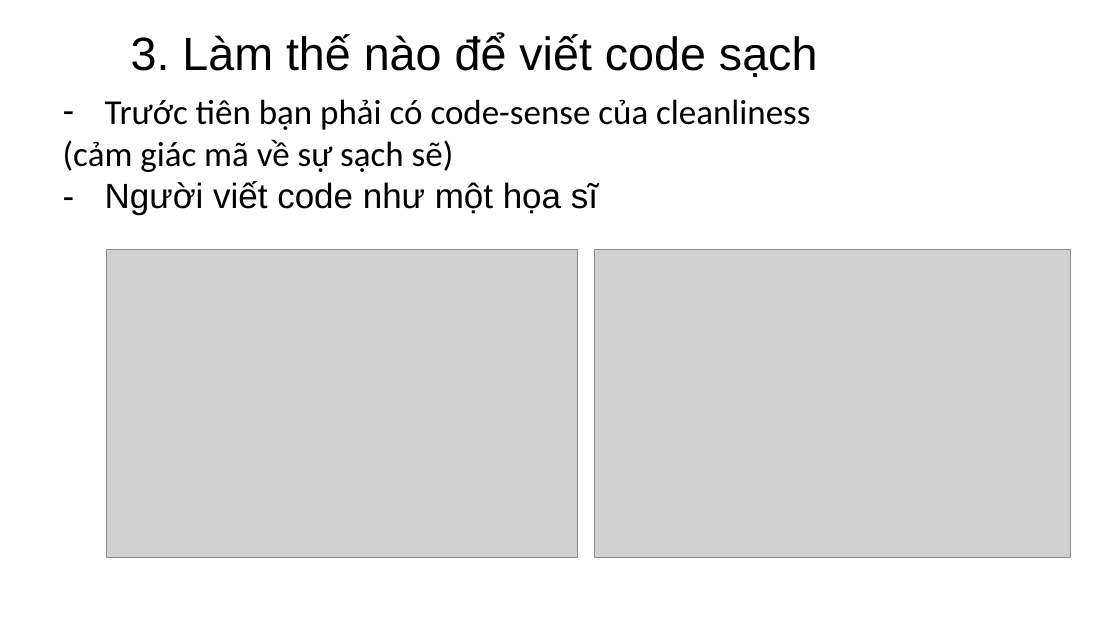
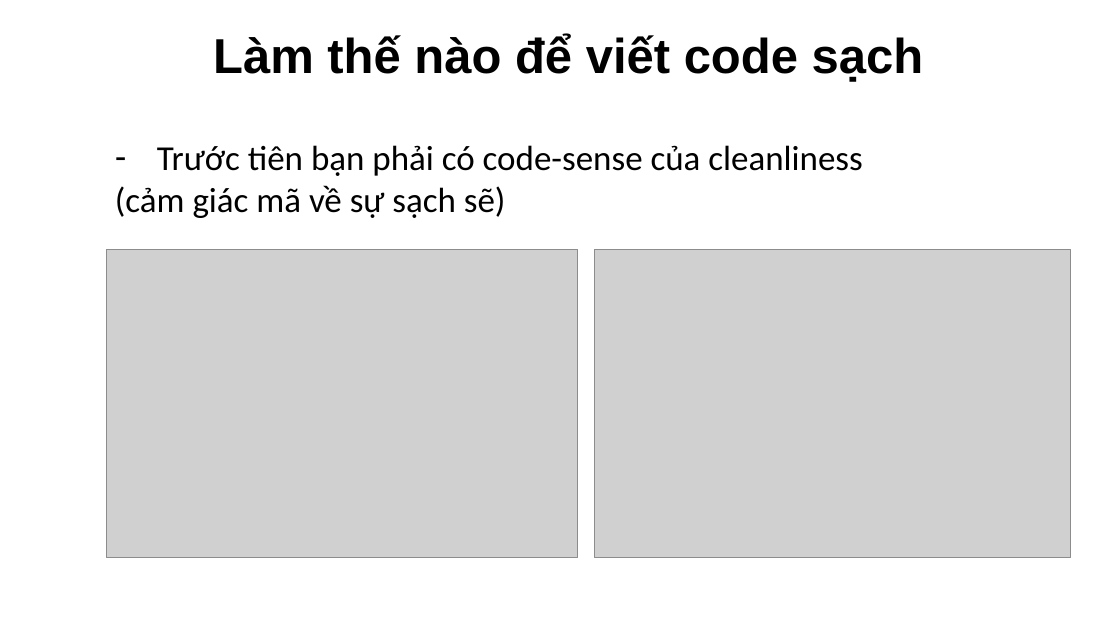
Before and after one commit to quocTuan02/demo, a slide deck: slide 7 of Note/CleanCode.pptx (slide 8 before the commit). Drawn at 1120x630 pixels with LibreOffice and Linux fonts; fonts in the diff are those of the drawing; grey boxes stand for pictures. Boxes give left, top, right and bottom in pixels: in the first picture for what was removed or moved away, otherwise in the second. Text is boxed around its words. In the diff, an @@ line names an element or a change of style, - is before the commit and + after.

```diff
--- a/Note/CleanCode.pptx
+++ b/Note/CleanCode.pptx
@@ text at [213, 35, 924, 82]: text changed; size 40 to 42 pt; bold on @@
-3. Làm thế nào để viết code sạch
+Làm thế nào để viết code sạch
@@ text "Trước tiên bạn phải có ...": place and size @@
-text "Trước tiên bạn phải có ..." at [63, 99, 810, 214]
+text "Trước tiên bạn phải có ..." at [115, 145, 862, 218]
@@ text at [105, 181, 598, 214]: paragraph removed @@
-- Người viết code như một họa sĩ
```
Also in this commit, not shown: 16 other slides changed, 4 slides added, 5 slides removed.
